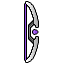
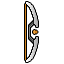
Two versions of the same layered image (64 x 64). Layer-by-layer changes:
showed "persona bow proton alt" over 25, 4, 38, 60
hid "persona bow electron alt" over 25, 4, 38, 60
